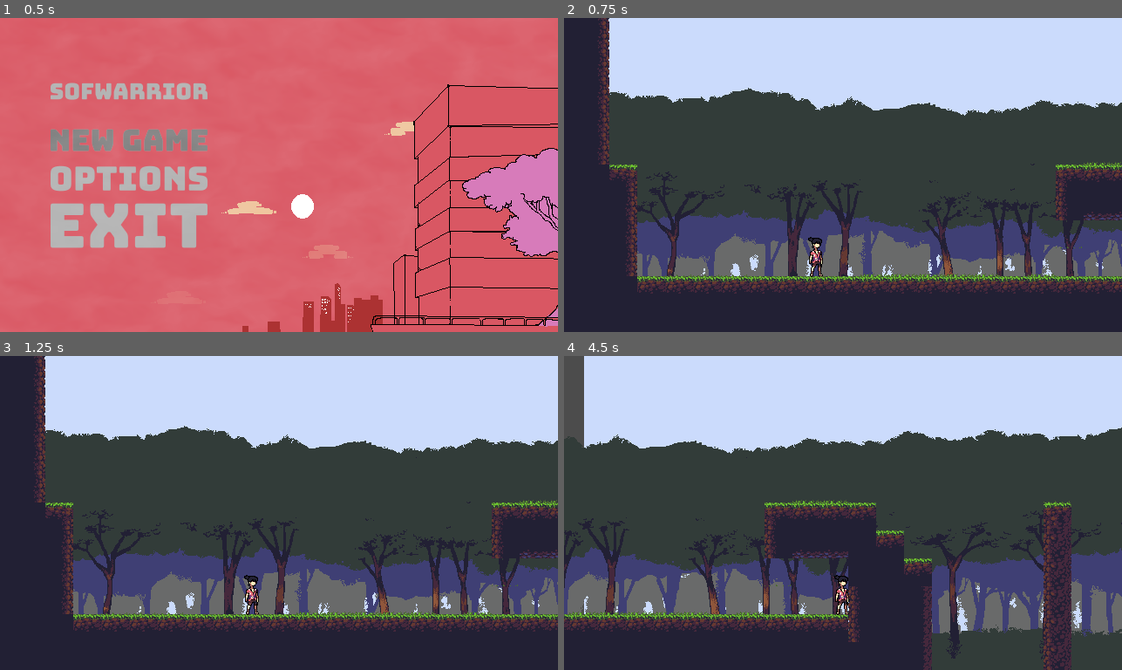
Above: before the commit, frames 1-4 (two rows, left to right).
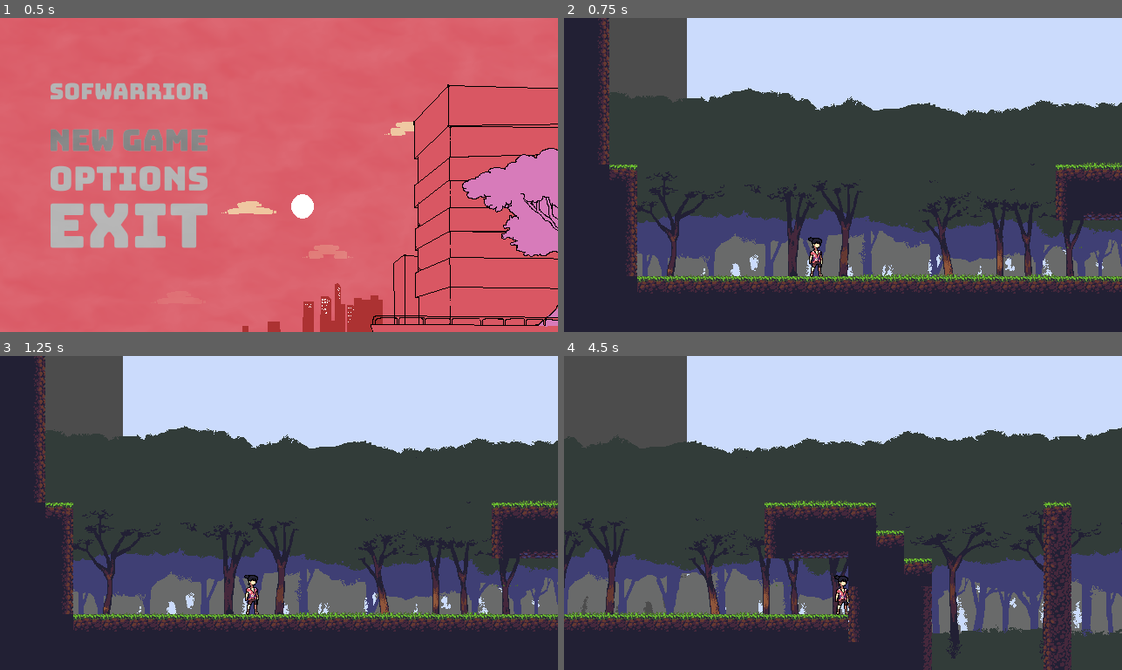
Above: after the commit, the same moments.

Repository: marcelo-lemos/Softwarrior
Game: Godot game, scene res://Nodes/UI/TitleScreen.tscn
The game is run twice, just before and just after one commit, with the same random seed, the same clock (stepped at 60 frames per second) and the same inputs. The engine's default icon, where the game draws it, is replaced by a stand-in: a white triangle on a blue panel in a dark square.
Inputs (mouse positions are in pixels of both pictures, inside the frame that each line leads up to):
- Up to frame 1 (0.5 s): no input
- Up to frame 2 (0.75 s): click (692, 140) at 0.5 s
- Up to frame 3 (1.25 s): no input
- Up to frame 4 (4.5 s): tap Enter (ui_accept) at 1.25 s; hold X (attack) 1.28-2.03 s; hold Right (ui_right) 1.28-2.78 s; tap Z (jump) at 1.52, 2.27, 3.77 s; tap X (attack) at 2.1, 3.05, 3.8 s; hold Left (ui_left) 2.78-3.53 s; hold C (dash) 2.78-3.53 s; hold Right (ui_right) from 3.53 s (still down); tap A (fire) at 3.6 s; hold X (attack) from 4.28 s (still down)

Frame 1 is identical in both runs. In frame 2, 3.5% of the frame differs, in the area x 7-47%, y 0-80%; in frame 3, 3.6%; in frame 4, 5.3%, in the area x 3-51%, y 0-83%.

Commit message:
enemy WIP

Diff:
--- /dev/null
+++ b/game/Nodes/Characters/Enemies/AirShooterH.gd
@@ -0,0 +1,45 @@
+extends KinematicBody2D
+
+const NORMAL = Vector2()
+
+export(float) var speed
+export(float) var move_range
+
+#physics
+var velocity = Vector2()
+var direction = Vector2(1,0)
+
+#control
+var health = 3
+var is_dead = false
+
+func _ready():
+	pass
+
+func _process(delta):
+	if is_dead == false:
+		if position.x > move_range:
+			direction *= -1
+
+		velocity.x = speed * direction
+		position += velocity * delta
+
+		$AnimatedSprite.play("move")
+
+		if is_on_wall():
+			direction = direction * -1
+
+func die():
+	is_dead = true
+	$AnimatedSprite.play("die")
+	$CollisionShape2D.disabled = true
+	$Timer.start()
+
+func take_damage(damage):
+	health -= damage
+	print(health, damage)
+	if health <= 0:
+		die()
+
+func _on_Timer_timeout():
+	queue_free()
--- /dev/null
+++ b/game/Nodes/Characters/Enemies/AirShooterH.tscn
@@ -0,0 +1,45 @@
+[gd_scene load_steps=6 format=2]
+
+[ext_resource path="res://Nodes/Characters/GenericCharacter.tscn" type="PackedScene" id=1]
+[ext_resource path="res://Nodes/Characters/Enemies/AirShooterH.gd" type="Script" id=2]
+[ext_resource path="res://Assets/Sprites/DummyEnemy/adler.png.png" type="Texture" id=3]
+
+[sub_resource type="SpriteFrames" id=1]
+animations = [ {
+"frames": [  ],
+"loop": true,
+"name": "die",
+"speed": 5.0
+}, {
+"frames": [  ],
+"loop": true,
+"name": "shoot",
+"speed": 5.0
+}, {
+"frames": [ ExtResource( 3 ) ],
+"loop": true,
+"name": "move",
+"speed": 5.0
+} ]
+
+[sub_resource type="RectangleShape2D" id=2]
+extents = Vector2( 21.0529, 10.397 )
+
+[node name="AirShooterH" type="Node2D"]
+
+[node name="GenericCharacter" parent="." instance=ExtResource( 1 )]
+script = ExtResource( 2 )
+
+[node name="AnimatedSprite" parent="GenericCharacter" index="0"]
+scale = Vector2( 0.2, 0.05 )
+frames = SubResource( 1 )
+animation = "move"
+
+[node name="CollisionShape2D" parent="GenericCharacter" index="1"]
+shape = SubResource( 2 )
+
+[node name="Timer" type="Timer" parent="GenericCharacter"]
+one_shot = true
+[connection signal="timeout" from="GenericCharacter/Timer" to="GenericCharacter" method="_on_Timer_timeout"]
+
+[editable path="GenericCharacter"]
--- a/game/Nodes/Characters/Enemies/DummyEnemy.tscn
+++ b/game/Nodes/Characters/Enemies/DummyEnemy.tscn
@@ -12,7 +12,7 @@
 } ]
 
 [sub_resource type="RectangleShape2D" id=2]
-extents = Vector2( 9.11662, 19.8297 )
+extents = Vector2( 9.11662, 21.3148 )
 
 [node name="DummyEnemy" type="Node2D"]
 
--- /dev/null
+++ b/game/Nodes/Characters/Enemies/GenericEnemy.gd
@@ -0,0 +1,25 @@
+extends KinematicBody2D
+
+#var direction = 1
+var velocity = Vector2()
+
+var health = 3
+var is_dead = false
+
+func _ready():
+	pass
+
+func _physics_process(delta):
+	pass
+
+func die():
+	is_dead = true
+	$AnimatedSprite.play("died")
+	$CollisionShape2D.disabled = true
+	$Timer.start()
+
+func take_damage(damage):
+	pass
+
+func _on_Timer_timeout():
+	queue_free()
--- a/game/Nodes/Characters/Enemies/Retard.gd
+++ /dev/null
@@ -1,44 +0,0 @@
-extends KinematicBody2D
-
-const GRAVITY = 10.0
-const WALK_SPEED = 200
-const NORMAL = Vector2(0, -1)
-
-var direction = 1
-var velocity = Vector2()
-
-var health = 3
-var is_dead = false
-
-func _ready():
-	pass
-
-func _physics_process(delta):
-	if is_dead == false:
-		velocity.x = WALK_SPEED * direction
-		velocity.y += GRAVITY
-		velocity = move_and_slide(velocity, NORMAL)
-
-		$AnimatedSprite.play("idle")
-
-		if is_on_wall():
-			direction = direction * -1
-			$FootRight.position.x *= -1
-		if $FootRight.is_colliding() == false:
-			direction = direction * -1
-			$FootRight.position.x *= -1
-
-func died():
-	is_dead = true
-	$AnimatedSprite.play("died")
-	$CollisionShape2D.disabled = true
-	$Timer.start()
-
-func take_damage(damage):
-	health -= damage
-	print(health, damage)
-	if health <= 0:
-		died()
-
-func _on_Timer_timeout():
-	queue_free()
--- a/game/Nodes/Characters/Enemies/Retard.tscn
+++ b/game/Nodes/Characters/Enemies/Retard.tscn
@@ -1,6 +1,6 @@
 [gd_scene load_steps=6 format=2]
 
-[ext_resource path="res://Nodes/Characters/Enemies/Retard.gd" type="Script" id=1]
+[ext_resource path="res://Nodes/Characters/Enemies/AirShooterH.gd" type="Script" id=1]
 [ext_resource path="res://Assets/Sprites/d6238b30-c308-4d0d-a1ca-91052c8e36e0.webp" type="Texture" id=2]
 [ext_resource path="res://Assets/Sprites/dead_pedroka.png" type="Texture" id=3]
 
@@ -45,5 +45,4 @@
 
 [node name="Timer" type="Timer" parent="."]
 wait_time = 2.0
-
 [connection signal="timeout" from="Timer" to="." method="_on_Timer_timeout"]
--- a/game/Nodes/Characters/GenericCharacter.gd
+++ /dev/null
@@ -1,31 +0,0 @@
-extends KinematicBody2D
-
-const GRAVITY = 10.0
-const WALK_SPEED = 200
-
-
-var velocity = Vector2()
-
-
-# Called when the node enters the scene tree for the first time.
-func _ready():
-	pass # Replace with function body.
-
-func _physics_process(delta):
-	velocity.y += GRAVITY
-
-	if Input.is_action_pressed("ui_left"):
-		velocity.x = -WALK_SPEED
-	elif Input.is_action_pressed("ui_right"):
-		velocity.x = WALK_SPEED
-	else:
-		velocity.x = 0
-
-	if is_on_floor():
-		if Input.is_action_just_pressed("ui_up"):
-			velocity.y = -400
-	velocity = move_and_slide(velocity, Vector2(0, -1))
-
-# Called every frame. 'delta' is the elapsed time since the previous frame.
-#func _process(delta):
-#	pass
--- a/game/Nodes/Characters/GenericCharacter.tscn
+++ b/game/Nodes/Characters/GenericCharacter.tscn
@@ -1,10 +1,7 @@
-[gd_scene load_steps=2 format=2]
-
-[ext_resource path="res://Nodes/Characters/GenericCharacter.gd" type="Script" id=1]
+[gd_scene format=2]
 
 [node name="GenericCharacter" type="KinematicBody2D"]
-script = ExtResource( 1 )
 
-[node name="Sprite" type="AnimatedSprite" parent="."]
+[node name="AnimatedSprite" type="AnimatedSprite" parent="."]
 
 [node name="CollisionShape2D" type="CollisionShape2D" parent="."]
--- a/game/Nodes/Characters/MainCharacter.gd
+++ /dev/null
@@ -1,13 +0,0 @@
-extends Node2D
-
-# Declare member variables here. Examples:
-# var a = 2
-# var b = "text"
-
-# Called when the node enters the scene tree for the first time.
-func _ready():
-	pass # Replace with function body.
-
-# Called every frame. 'delta' is the elapsed time since the previous frame.
-#func _process(delta):
-#	pass
--- a/game/Nodes/Characters/MainCharacter.tscn
+++ /dev/null
@@ -1,18 +0,0 @@
-[gd_scene load_steps=3 format=2]
-
-[ext_resource path="res://Nodes/Characters/GenericCharacter.tscn" type="PackedScene" id=1]
-
-[sub_resource type="RectangleShape2D" id=1]
-extents = Vector2( 18.2533, 26.6643 )
-
-[node name="MainCharacter" type="Node2D"]
-
-[node name="GenericCharacter" parent="." instance=ExtResource( 1 )]
-position = Vector2( 561.45, 175.75 )
-
-[node name="CollisionShape2D" parent="GenericCharacter" index="1"]
-position = Vector2( -1.6, 2.06 )
-shape = SubResource( 1 )
-
-
-[editable path="GenericCharacter"]
--- a/game/Nodes/Characters/Player/Player.tscn
+++ b/game/Nodes/Characters/Player/Player.tscn
@@ -2,32 +2,32 @@
 
 [ext_resource path="res://Nodes/Characters/Player/PlayerController.gd" type="Script" id=1]
 [ext_resource path="res://Nodes/Characters/GenericCharacter.tscn" type="PackedScene" id=2]
-[ext_resource path="res://Assets/Sprites/MC/PlayerRun1.png" type="Texture" id=3]
-[ext_resource path="res://Assets/Sprites/MC/PlayerRun2.png" type="Texture" id=4]
-[ext_resource path="res://Assets/Sprites/MC/PlayerRun3.png" type="Texture" id=5]
-[ext_resource path="res://Assets/Sprites/MC/PlayerRun4.png" type="Texture" id=6]
-[ext_resource path="res://Assets/Sprites/MC/PlayerRun5.png" type="Texture" id=7]
-[ext_resource path="res://Assets/Sprites/MC/PlayerRun6.png" type="Texture" id=8]
-[ext_resource path="res://Assets/Sprites/MC/PlayerRun7.png" type="Texture" id=9]
-[ext_resource path="res://Assets/Sprites/MC/PlayerRun8.png" type="Texture" id=10]
-[ext_resource path="res://Assets/Sprites/MC/PlayerRun9.png" type="Texture" id=11]
-[ext_resource path="res://Assets/Sprites/MC/PlayerRun10.png" type="Texture" id=12]
-[ext_resource path="res://Assets/Sprites/MC/PlayerRun11.png" type="Texture" id=13]
-[ext_resource path="res://Assets/Sprites/MC/PlayerIdle1.png" type="Texture" id=14]
-[ext_resource path="res://Assets/Sprites/MC/PlayerIdle2.png" type="Texture" id=15]
-[ext_resource path="res://Assets/Sprites/MC/PlayerIdle3.png" type="Texture" id=16]
-[ext_resource path="res://Assets/Sprites/MC/PlayerIdle4.png" type="Texture" id=17]
-[ext_resource path="res://Assets/Sprites/MC/PlayerIdle5.png" type="Texture" id=18]
-[ext_resource path="res://Assets/Sprites/MC/PlayerIdle6.png" type="Texture" id=19]
-[ext_resource path="res://Assets/Sprites/MC/PlayerWall1.png" type="Texture" id=20]
-[ext_resource path="res://Assets/Sprites/MC/PlayerWall2.png" type="Texture" id=21]
-[ext_resource path="res://Assets/Sprites/MC/PlayerWall3.png" type="Texture" id=22]
-[ext_resource path="res://Assets/Sprites/MC/playerJumpUp.png" type="Texture" id=23]
-[ext_resource path="res://Assets/Sprites/MC/PlayerDash1.png" type="Texture" id=24]
-[ext_resource path="res://Assets/Sprites/MC/PlayerDash2.png" type="Texture" id=25]
-[ext_resource path="res://Assets/Sprites/MC/PlayerDash3.png" type="Texture" id=26]
-[ext_resource path="res://Assets/Sprites/MC/PlayerDash4.png" type="Texture" id=27]
-[ext_resource path="res://Assets/Sprites/MC/playerJumpDown.png" type="Texture" id=28]
+[ext_resource path="res://Assets/Sprites/MC/PlayerDash1.png" type="Texture" id=3]
+[ext_resource path="res://Assets/Sprites/MC/PlayerDash2.png" type="Texture" id=4]
+[ext_resource path="res://Assets/Sprites/MC/PlayerDash3.png" type="Texture" id=5]
+[ext_resource path="res://Assets/Sprites/MC/PlayerDash4.png" type="Texture" id=6]
+[ext_resource path="res://Assets/Sprites/MC/PlayerWall1.png" type="Texture" id=7]
+[ext_resource path="res://Assets/Sprites/MC/PlayerWall2.png" type="Texture" id=8]
+[ext_resource path="res://Assets/Sprites/MC/PlayerWall3.png" type="Texture" id=9]
+[ext_resource path="res://Assets/Sprites/MC/PlayerRun1.png" type="Texture" id=10]
+[ext_resource path="res://Assets/Sprites/MC/PlayerRun2.png" type="Texture" id=11]
+[ext_resource path="res://Assets/Sprites/MC/PlayerRun3.png" type="Texture" id=12]
+[ext_resource path="res://Assets/Sprites/MC/PlayerRun4.png" type="Texture" id=13]
+[ext_resource path="res://Assets/Sprites/MC/PlayerRun5.png" type="Texture" id=14]
+[ext_resource path="res://Assets/Sprites/MC/PlayerRun6.png" type="Texture" id=15]
+[ext_resource path="res://Assets/Sprites/MC/PlayerRun7.png" type="Texture" id=16]
+[ext_resource path="res://Assets/Sprites/MC/PlayerRun8.png" type="Texture" id=17]
+[ext_resource path="res://Assets/Sprites/MC/PlayerRun9.png" type="Texture" id=18]
+[ext_resource path="res://Assets/Sprites/MC/PlayerRun10.png" type="Texture" id=19]
+[ext_resource path="res://Assets/Sprites/MC/PlayerRun11.png" type="Texture" id=20]
+[ext_resource path="res://Assets/Sprites/MC/playerJumpDown.png" type="Texture" id=21]
+[ext_resource path="res://Assets/Sprites/MC/playerJumpUp.png" type="Texture" id=22]
+[ext_resource path="res://Assets/Sprites/MC/PlayerIdle1.png" type="Texture" id=23]
+[ext_resource path="res://Assets/Sprites/MC/PlayerIdle2.png" type="Texture" id=24]
+[ext_resource path="res://Assets/Sprites/MC/PlayerIdle3.png" type="Texture" id=25]
+[ext_resource path="res://Assets/Sprites/MC/PlayerIdle4.png" type="Texture" id=26]
+[ext_resource path="res://Assets/Sprites/MC/PlayerIdle5.png" type="Texture" id=27]
+[ext_resource path="res://Assets/Sprites/MC/PlayerIdle6.png" type="Texture" id=28]
 [ext_resource path="res://Nodes/Combat/Katana.tscn" type="PackedScene" id=29]
 [ext_resource path="res://Nodes/Combat/shurikenShots.gd" type="Script" id=30]
 [ext_resource path="res://Nodes/Characters/Player/PlayerStateMachine.gd" type="Script" id=31]
@@ -45,34 +45,34 @@
 
 [sub_resource type="SpriteFrames" id=1]
 animations = [ {
-"frames": [ ExtResource( 3 ), ExtResource( 4 ), ExtResource( 5 ), ExtResource( 6 ), ExtResource( 7 ), ExtResource( 8 ), ExtResource( 9 ), ExtResource( 10 ), ExtResource( 11 ), ExtResource( 12 ), ExtResource( 13 ) ],
+"frames": [ ExtResource( 3 ), ExtResource( 4 ), ExtResource( 5 ), ExtResource( 6 ) ],
+"loop": true,
+"name": "Dash",
+"speed": 5.0
+}, {
+"frames": [ ExtResource( 7 ), ExtResource( 8 ), ExtResource( 9 ) ],
+"loop": true,
+"name": "Wall",
+"speed": 5.0
+}, {
+"frames": [ ExtResource( 10 ), ExtResource( 11 ), ExtResource( 12 ), ExtResource( 13 ), ExtResource( 14 ), ExtResource( 15 ), ExtResource( 16 ), ExtResource( 17 ), ExtResource( 18 ), ExtResource( 19 ), ExtResource( 20 ) ],
 "loop": true,
 "name": "Run",
-"speed": 19.0
-}, {
-"frames": [ ExtResource( 14 ), ExtResource( 15 ), ExtResource( 16 ), ExtResource( 17 ), ExtResource( 18 ), ExtResource( 19 ) ],
+"speed": 5.0
+}, {
+"frames": [ ExtResource( 21 ) ],
+"loop": true,
+"name": "JumpDown",
+"speed": 5.0
+}, {
+"frames": [ ExtResource( 22 ) ],
+"loop": true,
+"name": "JumpUp",
+"speed": 5.0
+}, {
+"frames": [ ExtResource( 23 ), ExtResource( 24 ), ExtResource( 25 ), ExtResource( 26 ), ExtResource( 27 ), ExtResource( 28 ) ],
 "loop": true,
 "name": "Idle",
-"speed": 10.0
-}, {
-"frames": [ ExtResource( 20 ), ExtResource( 21 ), ExtResource( 22 ) ],
-"loop": true,
-"name": "Wall",
-"speed": 12.0
-}, {
-"frames": [ ExtResource( 23 ) ],
-"loop": true,
-"name": "JumpUp",
-"speed": 5.0
-}, {
-"frames": [ ExtResource( 24 ), ExtResource( 25 ), ExtResource( 26 ), ExtResource( 27 ) ],
-"loop": true,
-"name": "Dash",
-"speed": 12.0
-}, {
-"frames": [ ExtResource( 28 ) ],
-"loop": true,
-"name": "JumpDown",
 "speed": 5.0
 } ]
 
@@ -88,13 +88,10 @@
 
 [node name="GenericCharacter" parent="." instance=ExtResource( 2 )]
 collision_mask = 2
-script = null
-
-[node name="Sprite" parent="GenericCharacter" index="0"]
-position = Vector2( -15.7779, -23.8247 )
+
+[node name="AnimatedSprite" parent="GenericCharacter" index="0"]
 frames = SubResource( 1 )
 animation = "Idle"
-centered = false
 
 [node name="CollisionShape2D" parent="GenericCharacter" index="1"]
 position = Vector2( -1.21, 2.44 )
--- a/game/Nodes/Characters/Player/PlayerBaseState.gd
+++ b/game/Nodes/Characters/Player/PlayerBaseState.gd
@@ -6,7 +6,7 @@
 
 onready var player = get_node("../../..")
 onready var body = get_node("../..")
-onready var sprite = body.get_node("Sprite")
+onready var sprite = body.get_node("AnimatedSprite")
 onready var wallDetection = body.get_node("WallDetection")
 onready var trail = body.get_node("TextureEmitter")
 onready var animation = body.get_node("AnimationPlayer")
--- a/game/Nodes/Combat/Katana.gd
+++ b/game/Nodes/Combat/Katana.gd
@@ -4,10 +4,6 @@
 onready var hit_box = get_node("HitBox")
 
 var current_attack = null
-
-#ground_attack signals, used by animation
-signal set_attack_input_listening
-signal set_ready_for_next_attack
 
 # Called when the node enters the scene tree for the first time.
 func _ready():
--- a/game/Nodes/Stages/TestStage.tscn
+++ b/game/Nodes/Stages/TestStage.tscn
@@ -8,7 +8,6 @@
 [ext_resource path="res://Assets/Sprites/Map/background4.png" type="Texture" id=6]
 [ext_resource path="res://Assets/Sprites/Map/background1.png" type="Texture" id=7]
 [ext_resource path="res://Assets/Music/Green haven.ogg" type="AudioStream" id=8]
-[ext_resource path="res://Nodes/Characters/Enemies/Retard.tscn" type="PackedScene" id=9]
 
 [node name="TestScene" type="Node"]
 
@@ -82,7 +81,7 @@
 motion_mirroring = Vector2( 0.1, 0.1 )
 
 [node name="Sprite" type="Sprite" parent="ParallaxBackground/ParallaxLayer2"]
-position = Vector2( 23.3268, -32.5178 )
+position = Vector2( 141.346, -105.145 )
 texture = ExtResource( 4 )
 centered = false
 region_enabled = true
Renamed: game/Assets/Sprites/DummyEnemy/adler.png.png -> game/Assets/Sprites/Enemies/AirShooterH/adler.png.png
Not shown, changed: game/Assets/Sprites/Enemies/AirShooterH/adler.png.png.import
Binary file added: game/Assets/Sprites/Enemies/AirShooterH/kisspng-bonbon-serenata-de-amor-garoto-chocolate-linha-do-tempo-5b2f548e90e826.png
Not shown, added: game/Assets/Sprites/Enemies/AirShooterH/kisspng-bonbon-serenata-de-amor-garoto-chocolate-linha-do-tempo-5b2f548e90e826.png.import
Not shown: 1 places in game/Nodes/Stages/TestStage.tscn that only renumber resources
